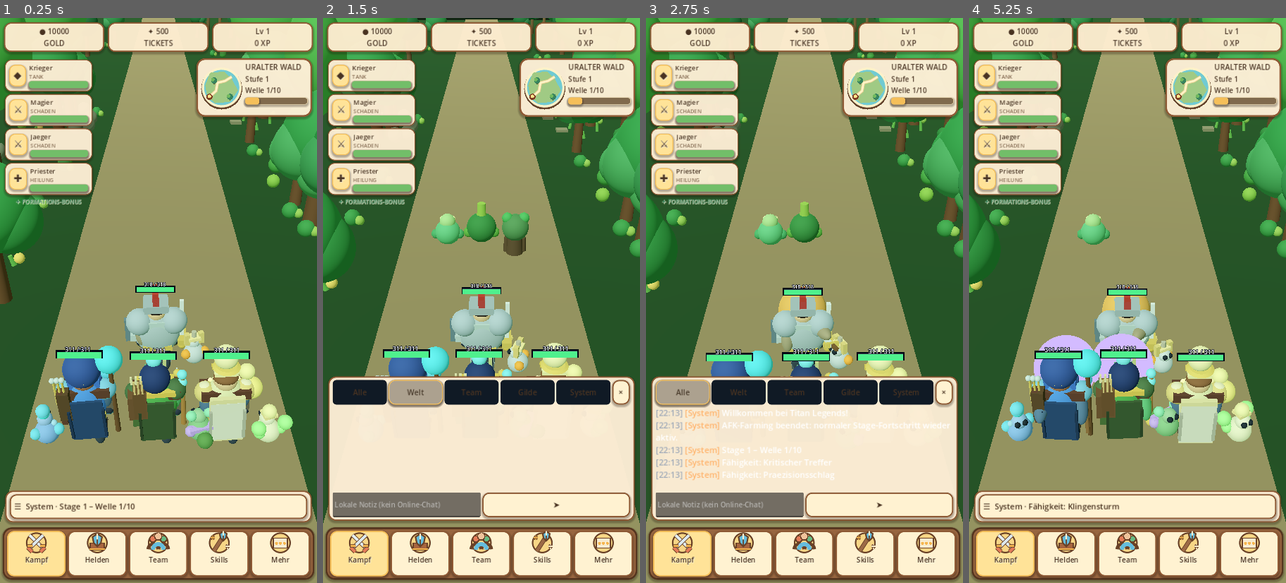
Above: before the commit, frames 1-4 (left to right).
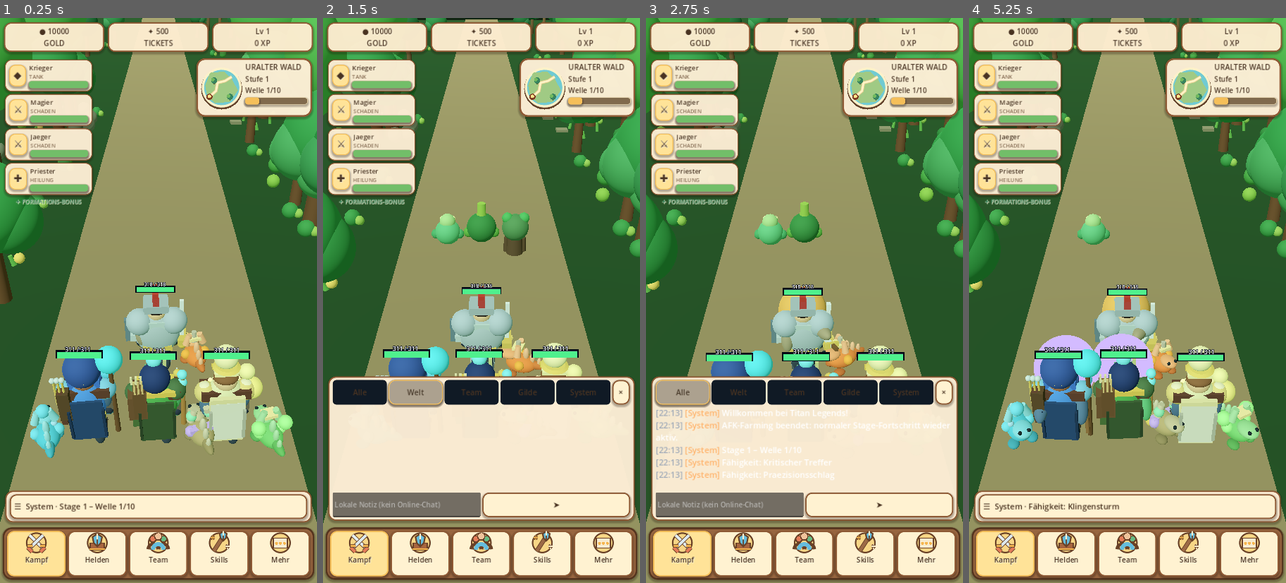
Above: after the commit, the same moments.

Repository: xynewageyx/TitanLegend
Game: Godot game, scene res://scenes/main.tscn
The game is run twice, just before and just after one commit, with the same random seed, the same clock (stepped at 60 frames per second) and the same inputs.
Inputs:
- Up to frame 1 (0.25 s): no input
- Up to frame 2 (1.5 s): click "☰ System · Stage 1 – Welle 1/…" at 0.5 s; click "Welt" at 1.25 s
- Up to frame 3 (2.75 s): click "Alle" at 2 s
- Up to frame 4 (5.25 s): click "Team" at 2.75 s; click "Gilde" at 3.5 s; click "System" at 4.25 s; click "×" at 5 s

The runs differ from the first frame. In frame 1, 1.6% of the frame differs, in the area x 9-90%, y 55-78%; in frame 2, 0.4%; in frame 3, 0.3%; in frame 4, 1.7%, in the area x 10-92%, y 56-77%.

Commit message:
Replace round pet base meshes with elemental creature silhouettes

Diff:
--- a/scripts/team_formation.gd
+++ b/scripts/team_formation.gd
@@ -451,7 +451,7 @@
   var pet_side: float = -1.0 if anchor_x < 0.0 else 1.0
   pet.position = Vector3(pet_side * 1.05, 0.0, 0.35)
   hero.add_child(pet)
-  _build_pet(pet, i, CLASS_COLORS[class_ids[i]])
+  preload("res://scripts/pet_creature_visuals.gd").decorate(pet, pet_element_ids[i], i)
   DesignDetails.pet(pet, i)
   HeroWeapons47.decorate_pet(pet, class_ids[i])
  _apply_equipped_skins()
